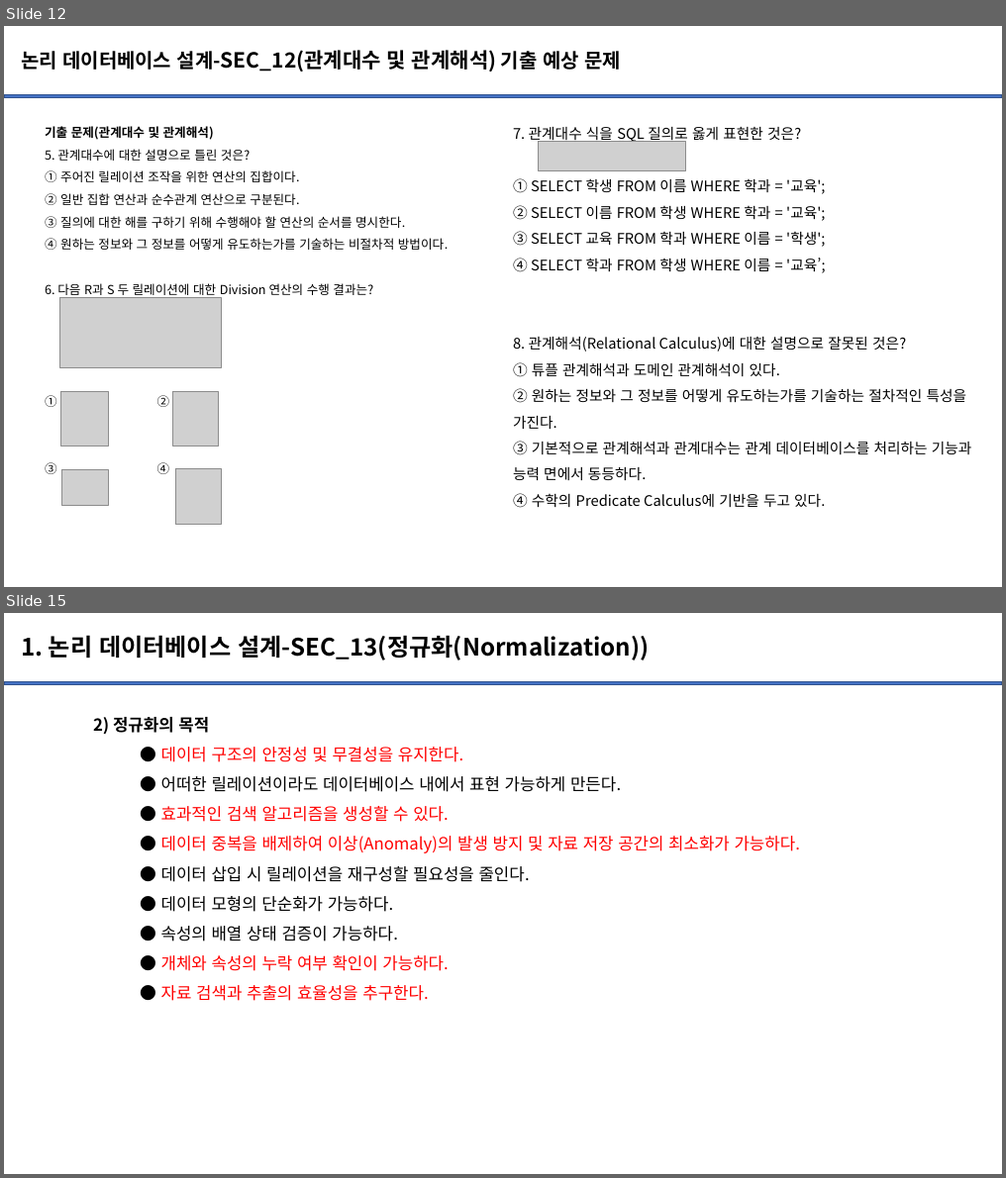
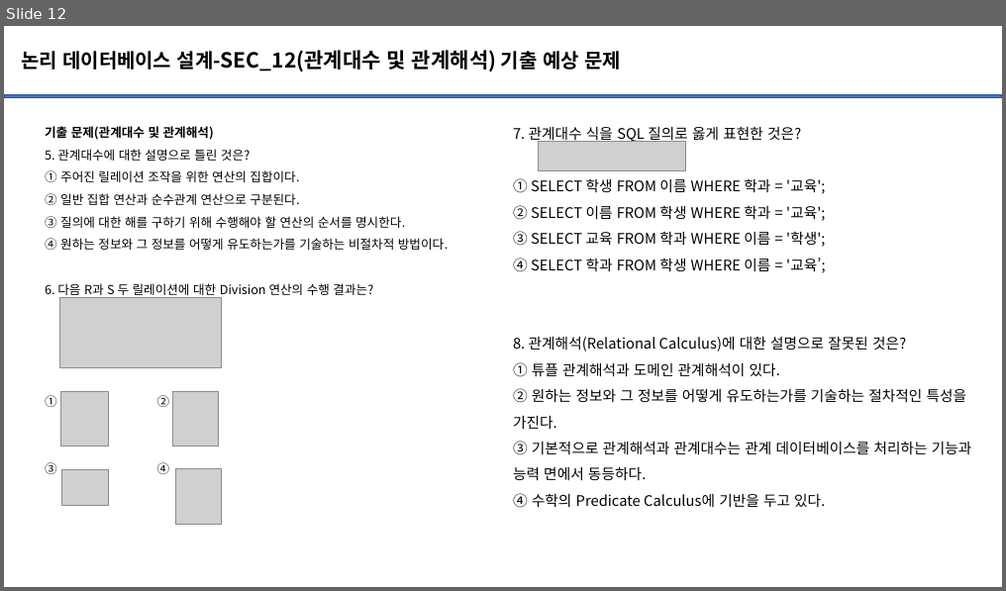
Before and after one commit to powerjjh95/TIL, a slide deck: Certification/정보처리기사/필기/문제/문제_3과목-Part1.데이터베이스 구축(논리 데이터베이스 설계-Ⅱ)_2.pptx. Shown one above the other, each under a label of ours: slides 12 and 15 before the commit, slide 12 after it; the slides between them are not shown. The pictures are 1006x1178 and 1006x591 pixels, drawn with LibreOffice and Linux fonts; fonts in the diff are those of the drawing; grey boxes stand for pictures; background and template pictures are left out. Boxes give left, top, right and bottom in pixels: in the first picture for what was removed or moved away, otherwise in the second. Text is boxed around its words. In the diff, an @@ line names an element or a change of style, - is before the commit and + after.

```diff
--- a/Certification/정보처리기사/필기/문제/문제_3과목-Part1.데이터베이스 구축(논리 데이터베이스 설계-Ⅱ)_2.pptx
+++ b/Certification/정보처리기사/필기/문제/문제_3과목-Part1.데이터베이스 구축(논리 데이터베이스 설계-Ⅱ)_2.pptx
@@ slide 15 removed at (4,613,1002,1174), background picture (left out); not listed: 1 template element that a slide beside it also shows @@
@@ title removed at (21,635,648,661) @@
-1. 논리 데이터베이스 설계-SEC_13(정규화(Normalization))
@@ text removed at (93,717,800,1001) @@
-2) 정규화의 목적
-● 데이터 구조의 안정성 및 무결성을 유지한다.
-● 어떠한 릴레이션이라도 데이터베이스 내에서 표현 가능하게 만든다.
-● 효과적인 검색 알고리즘을 생성할 수 있다.
-● 데이터 중복을 배제하여 이상(Anomaly)의 발생 방지 및 자료 저장 공간의 최소화가 가능하다.
-● 데이터 삽입 시 릴레이션을 재구성할 필요성을 줄인다.
-● 데이터 모형의 단순화가 가능하다.
-● 속성의 배열 상태 검증이 가능하다.
-● 개체와 속성의 누락 여부 확인이 가능하다.
-● 자료 검색과 추출의 효율성을 추구한다.
```
Also in this commit, not shown: 9 slides changed, 22 other slides removed, 2 other files.
